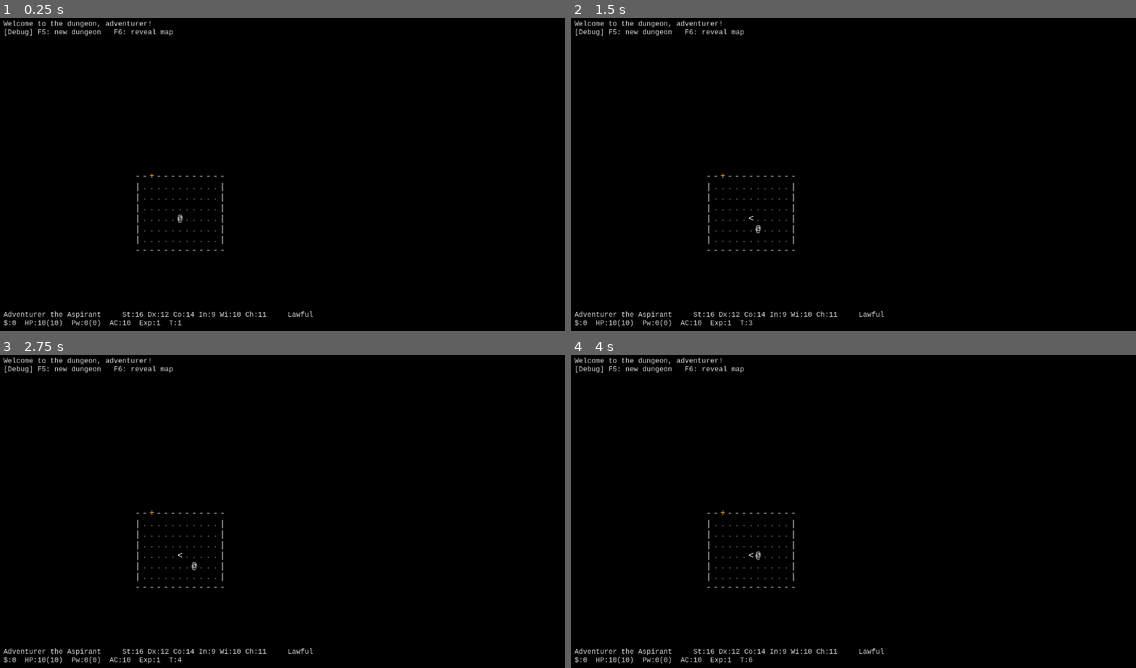
Above: before the commit, frames 1-4 (two rows, left to right).
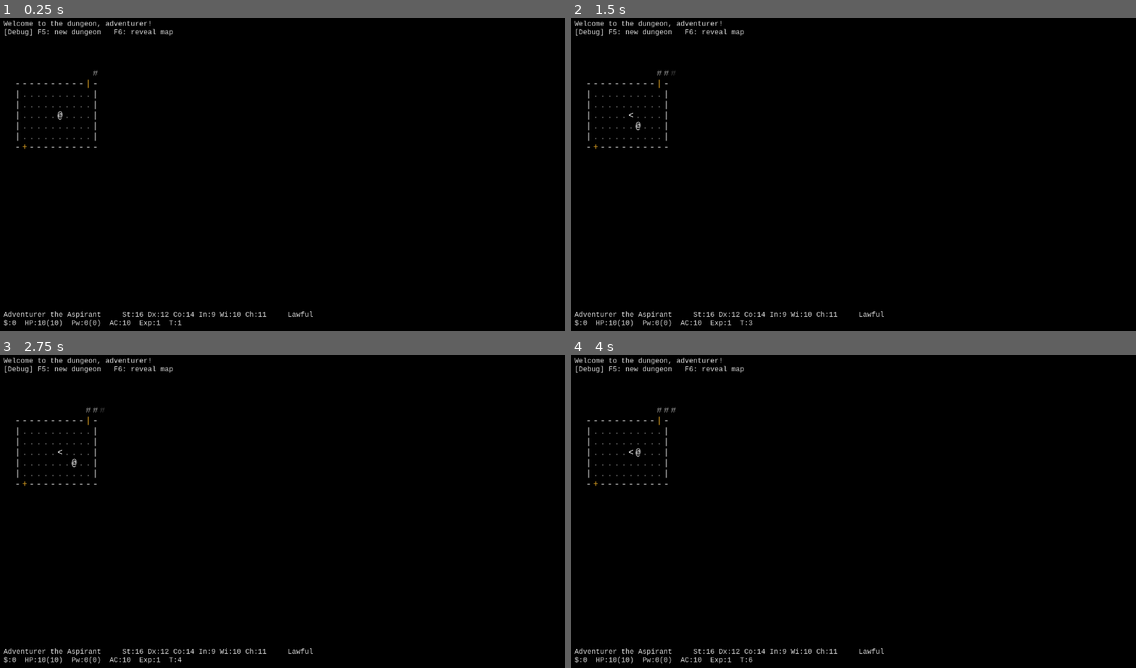
Above: after the commit, the same moments.

Repository: itaiag/basic-crawler
Game: Godot game, scene res://scenes/game.tscn
Same seed, same stepped clock (60 frames per second), same inputs: the game is played once before the commit and once after it.
Inputs:
- Up to frame 1 (0.25 s): no input
- Up to frame 2 (1.5 s): tap Enter at 0.5 s; hold Right 0.53-1.28 s; tap K at 0.6, 1.35 s; tap Space at 1.25 s; hold Down from 1.28 s (still down)
- Up to frame 3 (2.75 s): tap Enter at 2 s; release Down at 2.03 s; hold Right from 2.03 s (still down); tap K at 2.1 s
- Up to frame 4 (4 s): tap Space at 2.75 s; release Right at 2.78 s; hold Up 2.78-3.53 s; tap K at 2.85, 3.6 s; tap Enter at 3.5 s; hold Left from 3.53 s (still down)

The runs differ from the first frame. In frame 1, 0.4% of the frame differs, in the area x 2-40%, y 16-75%; in frame 2, 0.4%; in frame 3, 0.4%; in frame 4, 0.4%.

Commit message:
Fewer rooms

Diff:
--- a/scripts/dungeon_generator.gd
+++ b/scripts/dungeon_generator.gd
@@ -9,7 +9,7 @@
 var _height := 0
 
 
-func generate(width: int, height: int, max_rooms: int = 15) -> void:
+func generate(width: int, height: int, max_rooms: int = 8) -> void:
 	tiles.clear()
 	rooms.clear()
 	_width = width
@@ -25,8 +25,8 @@
 	for _i in range(max_rooms * 6):
 		if rooms.size() >= max_rooms:
 			break
-		var rw := randi_range(6, 12)
-		var rh := randi_range(4, 7)
+		var rw := randi_range(5, 11)
+		var rh := randi_range(3, 6)
 		var rx := randi_range(2, width - rw - 2)
 		var ry := randi_range(2, height - rh - 2)
 		var room := Rect2i(rx, ry, rw, rh)
@@ -44,11 +44,9 @@
 	for room in rooms:
 		_build_walls(room)
 
-	# Connect rooms in sequence with corridors routed entirely through the void.
-	for i in range(1, rooms.size()):
-		var prev: Rect2i = rooms[i - 1]
-		var cur: Rect2i = rooms[i]
-		_connect(prev, cur)
+	# Connect rooms with a minimum spanning tree (nearest-neighbour) so corridors
+	# stay short and there are no redundant parallel runs across the map.
+	_connect_mst()
 
 	if rooms.size() >= 1:
 		var first: Rect2i = rooms[0]
@@ -106,6 +104,44 @@
 	# Corners stay as the WALL_H placed first; never overwrite floors or shared walls.
 	if get_tile(x, y) == GameData.Tile.NOTHING:
 		set_tile(x, y, tile)
+
+
+func _room_center(r: Rect2i) -> Vector2i:
+	return r.position + r.size / 2
+
+
+func _connect_mst() -> void:
+	if rooms.size() < 2:
+		return
+	var connected: Array[int] = [0]
+	var remaining: Array[int] = []
+	for i in range(1, rooms.size()):
+		remaining.append(i)
+
+	while not remaining.is_empty():
+		var best_c := -1
+		var best_r := -1
+		var best_d := INF
+		for ci in connected:
+			var c_idx: int = ci
+			var ca: Vector2i = _room_center(rooms[c_idx])
+			for ri in remaining:
+				var r_idx: int = ri
+				var cb: Vector2i = _room_center(rooms[r_idx])
+				var dx := float(ca.x - cb.x)
+				var dy := float(ca.y - cb.y)
+				var d := dx * dx + dy * dy
+				if d < best_d:
+					best_d = d
+					best_c = c_idx
+					best_r = r_idx
+		if best_r == -1:
+			break
+		var ra: Rect2i = rooms[best_c]
+		var rb: Rect2i = rooms[best_r]
+		_connect(ra, rb)
+		connected.append(best_r)
+		remaining.erase(best_r)
 
 
 func _connect(a: Rect2i, b: Rect2i) -> void:
--- a/scripts/game_data.gd
+++ b/scripts/game_data.gd
@@ -15,7 +15,7 @@
 
 const CELL := Vector2i(16, 24)
 const MAP_W := 80
-const MAP_H := 40
+const MAP_H := 21
 const FONT_SIZE := 20
 const FOV_RADIUS := 8
 
